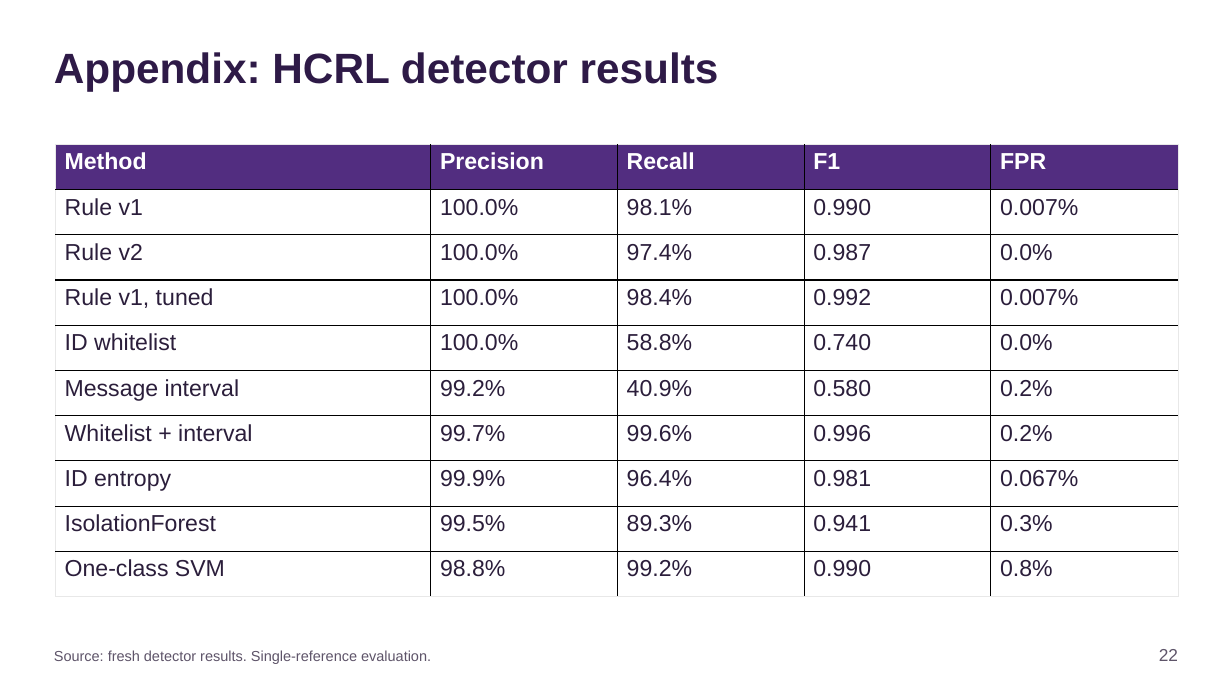
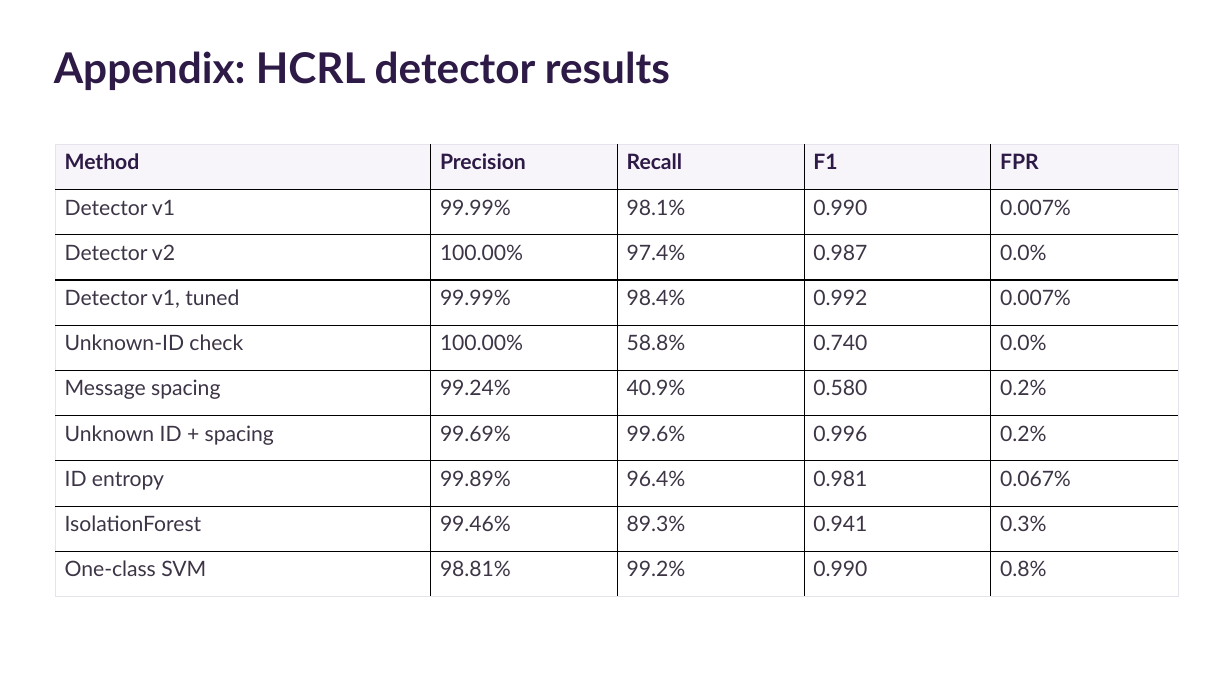
Before and after one commit to SaladbarAlex/CANalyst, a slide deck: slide 22 of output/presentation/CANalyst_Final_Presentation_20min_Class.pptx. Drawn at 1232x693 pixels with LibreOffice and Linux fonts; fonts in the diff are those of the drawing. Boxes give left, top, right and bottom in pixels: in the first picture for what was removed or moved away, otherwise in the second. Text is boxed around its words. In the diff, an @@ line names an element or a change of style, - is before the commit and + after.

```diff
--- a/output/presentation/CANalyst_Final_Presentation_20min_Class.pptx
+++ b/output/presentation/CANalyst_Final_Presentation_20min_Class.pptx
@@ text "Appendix: HCRL detector results" at bbox=[54, 51, 670, 90]: font Arial to Lato @@
@@ table at bbox=[55, 144, 1177, 597] @@
-row 2, column 1: Rule v1
+row 2, column 1: Detector v1
-row 2, column 2: 100.0%
+row 2, column 2: 99.99%
-row 3, column 1: Rule v2
+row 3, column 1: Detector v2
-row 3, column 2: 100.0%
+row 3, column 2: 100.00%
-row 4, column 1: Rule v1, tuned
+row 4, column 1: Detector v1, tuned
-row 4, column 2: 100.0%
+row 4, column 2: 99.99%
-row 5, column 1: ID whitelist
+row 5, column 1: Unknown-ID check
-row 5, column 2: 100.0%
+row 5, column 2: 100.00%
-row 6, column 1: Message interval
+row 6, column 1: Message spacing
-row 6, column 2: 99.2%
+row 6, column 2: 99.24%
-row 7, column 1: Whitelist + interval
+row 7, column 1: Unknown ID + spacing
-row 7, column 2: 99.7%
+row 7, column 2: 99.69%
-row 8, column 2: 99.9%
+row 8, column 2: 99.89%
-row 9, column 2: 99.5%
+row 9, column 2: 99.46%
-row 10, column 2: 98.8%
+row 10, column 2: 98.81%
@@ fill #522D80 to #F7F5F9 in row 1 @@
@@ size 18 to 16.5 pt, font Arial to Lato in "Method", "Precision", "Recall", "F1" and 31 more places @@
@@ text colour #FFFFFF to #2E1A47 in "Method", "Precision", "Recall", "F1" and 1 more places @@
@@ text colour #2B1E3B to #3D3546 in "98.1%", "0.990", "0.007%", "97.4%" and 26 more places @@
@@ borders changed @@
@@ text removed at bbox=[54, 650, 431, 664] @@
-Source: fresh detector results. Single-reference evaluation.
@@ text removed at bbox=[1159, 649, 1178, 661] @@
-22
```
Also in this commit, not shown: 10 other slides changed, 15 slides added, 15 slides removed, 7 other files.
